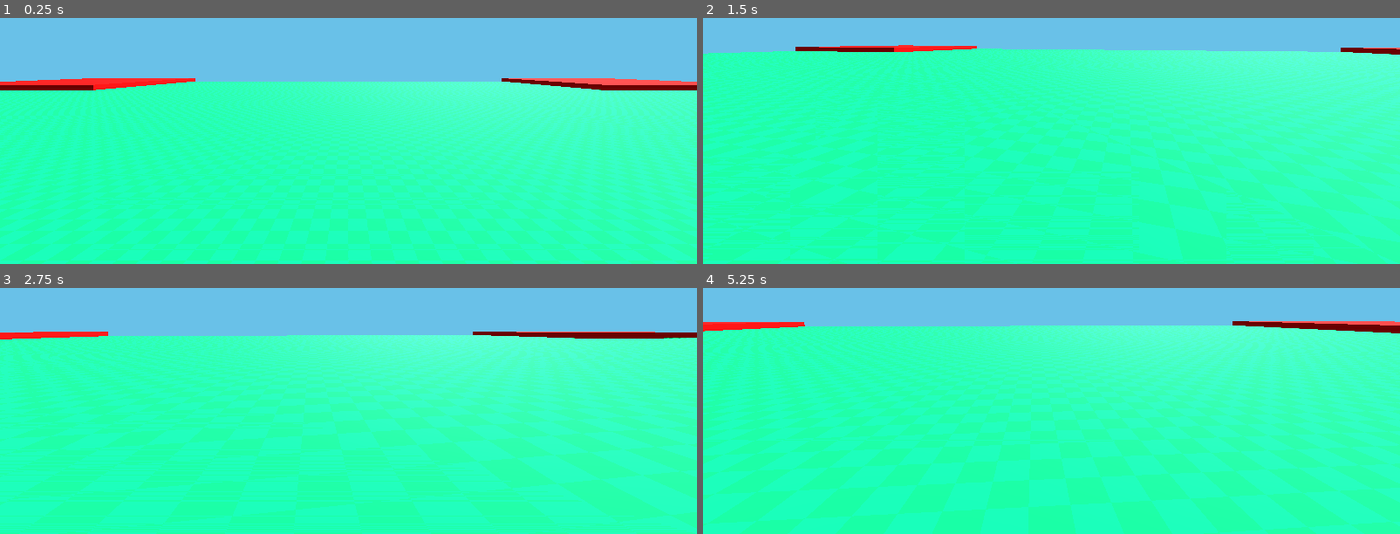
Above: before the commit, frames 1-4 (two rows, left to right).
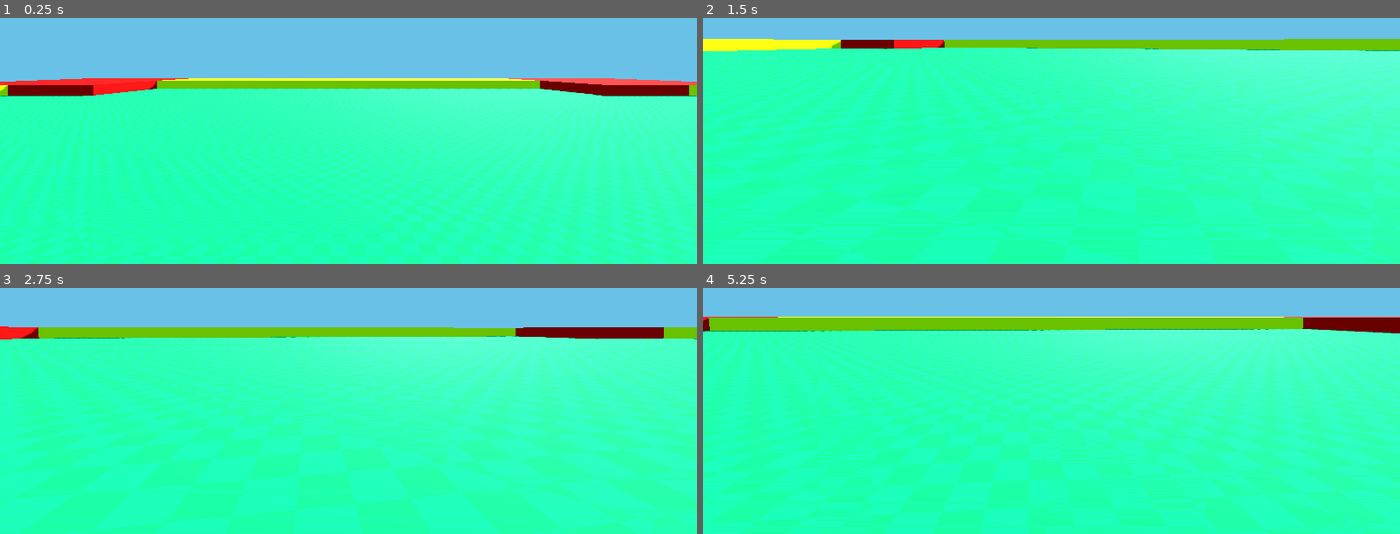
Above: after the commit, the same moments.

Repository: Roukurai/office-rebellion
Game: Godot game, scene res://world.tscn
Same seed, same stepped clock (60 frames per second), same inputs: the game is played once before the commit and once after it.
Inputs (mouse positions are in pixels of both pictures, inside the frame that each line leads up to):
- Up to frame 1 (0.25 s): no input
- Up to frame 2 (1.5 s): tap Enter (ui_accept) at 0.5, 0.77 s; move the mouse to (1086, 67) at 0.52 s; hold W (move_forward) from 0.53 s (still down); move the mouse to (1016, 69) at 1.27 s
- Up to frame 3 (2.75 s): keep holding W (move_forward); tap Enter (ui_accept) at 1.52 s; move the mouse to (362, 332) at 2.02 s
- Up to frame 4 (5.25 s): keep holding W (move_forward); move the mouse to (1044, 344) at 2.77 s; tap Enter (ui_accept) at 3.02, 3.77, 4.52 s; move the mouse to (1100, 342) at 3.52 s; move the mouse to (995, 332) at 4.27 s; move the mouse to (1058, 337) at 5.02 s

The runs differ from the first frame. In frame 1, 3.5% of the frame differs, in the area x 0-100%, y 24-33%; in frame 2, 4.6%; in frame 3, 3.7%; in frame 4, 5.3%, in the area x 0-100%, y 11-19%.

Commit message:
Day 1 Progress save

Diff:
--- a/32x32.tscn
+++ b/32x32.tscn
@@ -7,7 +7,6 @@
 shader = ExtResource("1_6xwnb")
 
 [node name="CSGBox3D2" type="CSGBox3D"]
-transform = Transform3D(1, 0, 0, 0, 1, 0, 0, 0, 1, 0, -0.421045, 0)
 use_collision = true
 collision_mask = 7
 size = Vector3(32, 2, 32)
--- a/8x8.tscn
+++ b/8x8.tscn
@@ -7,7 +7,6 @@
 shader = ExtResource("1_if5sw")
 
 [node name="CSGBox3D2" type="CSGBox3D"]
-transform = Transform3D(1, 0, 0, 0, 1, 0, 0, 0, 1, 0, -0.421045, 0)
 use_collision = true
 collision_mask = 7
 size = Vector3(8, 2, 8)
--- a/character_new.gd
+++ b/character_new.gd
@@ -16,6 +16,7 @@
 	Input.mouse_mode=Input.MOUSE_MODE_CAPTURED
 
 func _unhandled_input(event):
+	print_debug()
 	if event is InputEventMouseMotion and Input.mouse_mode==Input.MOUSE_MODE_CAPTURED:
 		rotate_y(-event.relative.x * .005)
 		camera.rotate_x(-event.relative.y * .005)
--- /dev/null
+++ b/cubicles.tres
@@ -0,0 +1,3 @@
+[gd_resource type="MeshLibrary" format=3 uid="uid://10jq5rkgfdp"]
+
+[resource]
--- /dev/null
+++ b/meshes.tscn
@@ -0,0 +1,14 @@
+[gd_scene load_steps=4 format=3 uid="uid://bd5mcmpvra2ds"]
+
+[ext_resource type="PackedScene" uid="uid://pna6kx5ta7df" path="res://16x16.tscn" id="1_nvfkr"]
+[ext_resource type="PackedScene" uid="uid://b34sufcimwutn" path="res://8x8.tscn" id="2_lof31"]
+[ext_resource type="PackedScene" uid="uid://dm32blgm66eiv" path="res://32x32.tscn" id="3_vv0jq"]
+
+[node name="Node3D" type="Node3D"]
+
+[node name="16x16" parent="." instance=ExtResource("1_nvfkr")]
+transform = Transform3D(1, 0, 0, 0, 1, 0, 0, 0, 1, 0, 0, 0)
+
+[node name="8x8" parent="." instance=ExtResource("2_lof31")]
+
+[node name="32x32" parent="." instance=ExtResource("3_vv0jq")]
--- a/project.godot
+++ b/project.godot
@@ -10,7 +10,7 @@
 
 [application]
 
-config/name="Basic3dStarter"
+config/name="Office Rebellion: Rise of the Union"
 run/main_scene="res://world.tscn"
 config/features=PackedStringArray("4.2", "Forward Plus")
 config/icon="res://icon.svg"
--- a/world.tscn
+++ b/world.tscn
@@ -28,25 +28,96 @@
 transform = Transform3D(0.866025, 0.25, -0.433013, 0, 0.866026, 0.5, 0.5, -0.433013, 0.75, 0, 6, 0)
 shadow_enabled = true
 
-[node name="CSGBox3D2" type="CSGBox3D" parent="."]
-transform = Transform3D(1, 0, 0, 0, 1, 0, 0, 0, 1, 0, -1, 0)
+[node name="Node3D" type="Node3D" parent="."]
+transform = Transform3D(1, 0, 0, 0, 1, 0, 0, 0, 1, 64, 0, 64)
+
+[node name="MainFloor" type="CSGBox3D" parent="Node3D"]
+transform = Transform3D(1, 0, 0, 0, 1, 0, 0, 0, 1, -64, -2, -64)
 use_collision = true
 collision_mask = 7
 size = Vector3(160, 2, 160)
 material = SubResource("ShaderMaterial_rwhea")
 metadata/_edit_lock_ = true
 
-[node name="CSGBox3D3" parent="." instance=ExtResource("3_qhgsu")]
-transform = Transform3D(1, 0, 0, 0, 1, 0, 0, 0, 1, 64, 0, 64)
+[node name="FloorLD3" parent="Node3D" instance=ExtResource("3_qhgsu")]
 
-[node name="CSGBox3D4" parent="." instance=ExtResource("3_qhgsu")]
-transform = Transform3D(1, 0, 0, 0, 1, 0, 0, 0, 1, -64, 0, -64)
+[node name="FloorLD4" parent="Node3D" instance=ExtResource("3_qhgsu")]
+transform = Transform3D(1, 0, 0, 0, 1, 0, 0, 0, 1, -128, 0, -128)
 
-[node name="CSGBox3D5" parent="." instance=ExtResource("3_qhgsu")]
-transform = Transform3D(1, 0, 0, 0, 1, 0, 0, 0, 1, -64, 0, 64)
+[node name="FloorLD5" parent="Node3D" instance=ExtResource("3_qhgsu")]
+transform = Transform3D(1, 0, 0, 0, 1, 0, 0, 0, 1, -128, 0, 0)
 
-[node name="CSGBox3D6" parent="." instance=ExtResource("3_qhgsu")]
-transform = Transform3D(1, 0, 0, 0, 1, 0, 0, 0, 1, 64, 0, -64)
+[node name="FloorLD6" parent="Node3D" instance=ExtResource("3_qhgsu")]
+transform = Transform3D(1, 0, 0, 0, 1, 0, 0, 0, 1, 0, 0, -128)
 
-[node name="CSGBox3D7" parent="." instance=ExtResource("4_7xksm")]
-transform = Transform3D(1, 0, 0, 0, 1, 0, 0, 0, 1, 71.9253, 0, 0)
+[node name="FloorMD7" parent="Node3D" instance=ExtResource("4_7xksm")]
+transform = Transform3D(1, 0, 0, 0, 1, 0, 0, 0, 1, 8, 0, -24)
+
+[node name="FloorMD15" parent="Node3D" instance=ExtResource("4_7xksm")]
+transform = Transform3D(1, 0, 0, 0, 1, 0, 0, 0, 1, -136, 0, -24)
+
+[node name="FloorMD21" parent="Node3D" instance=ExtResource("4_7xksm")]
+transform = Transform3D(1, 0, 0, 0, 1, 0, 0, 0, 1, -104, 0, 8)
+
+[node name="FloorMD22" parent="Node3D" instance=ExtResource("4_7xksm")]
+transform = Transform3D(1, 0, 0, 0, 1, 0, 0, 0, 1, -88, 0, 8)
+
+[node name="FloorMD23" parent="Node3D" instance=ExtResource("4_7xksm")]
+transform = Transform3D(1, 0, 0, 0, 1, 0, 0, 0, 1, -72, 0, 8)
+
+[node name="FloorMD24" parent="Node3D" instance=ExtResource("4_7xksm")]
+transform = Transform3D(1, 0, 0, 0, 1, 0, 0, 0, 1, -56, 0, 8)
+
+[node name="FloorMD25" parent="Node3D" instance=ExtResource("4_7xksm")]
+transform = Transform3D(1, 0, 0, 0, 1, 0, 0, 0, 1, -40, 0, 8)
+
+[node name="FloorMD26" parent="Node3D" instance=ExtResource("4_7xksm")]
+transform = Transform3D(1, 0, 0, 0, 1, 0, 0, 0, 1, -24, 0, 8)
+
+[node name="FloorMD27" parent="Node3D" instance=ExtResource("4_7xksm")]
+transform = Transform3D(1, 0, 0, 0, 1, 0, 0, 0, 1, -104, 0, -136)
+
+[node name="FloorMD28" parent="Node3D" instance=ExtResource("4_7xksm")]
+transform = Transform3D(1, 0, 0, 0, 1, 0, 0, 0, 1, -88, 0, -136)
+
+[node name="FloorMD29" parent="Node3D" instance=ExtResource("4_7xksm")]
+transform = Transform3D(1, 0, 0, 0, 1, 0, 0, 0, 1, -72, 0, -136)
+
+[node name="FloorMD30" parent="Node3D" instance=ExtResource("4_7xksm")]
+transform = Transform3D(1, 0, 0, 0, 1, 0, 0, 0, 1, -56, 0, -136)
+
+[node name="FloorMD31" parent="Node3D" instance=ExtResource("4_7xksm")]
+transform = Transform3D(1, 0, 0, 0, 1, 0, 0, 0, 1, -40, 0, -136)
+
+[node name="FloorMD32" parent="Node3D" instance=ExtResource("4_7xksm")]
+transform = Transform3D(1, 0, 0, 0, 1, 0, 0, 0, 1, -24, 0, -136)
+
+[node name="FloorMD11" parent="Node3D" instance=ExtResource("4_7xksm")]
+transform = Transform3D(1, 0, 0, 0, 1, 0, 0, 0, 1, 8, 0, -40)
+
+[node name="FloorMD10" parent="Node3D" instance=ExtResource("4_7xksm")]
+transform = Transform3D(1, 0, 0, 0, 1, 0, 0, 0, 1, 8, 0, -56)
+
+[node name="FloorMD12" parent="Node3D" instance=ExtResource("4_7xksm")]
+transform = Transform3D(1, 0, 0, 0, 1, 0, 0, 0, 1, 8, 0, -72)
+
+[node name="FloorMD13" parent="Node3D" instance=ExtResource("4_7xksm")]
+transform = Transform3D(1, 0, 0, 0, 1, 0, 0, 0, 1, 8, 0, -88)
+
+[node name="FloorMD14" parent="Node3D" instance=ExtResource("4_7xksm")]
+transform = Transform3D(1, 0, 0, 0, 1, 0, 0, 0, 1, 8, 0, -104)
+
+[node name="FloorMD16" parent="Node3D" instance=ExtResource("4_7xksm")]
+transform = Transform3D(1, 0, 0, 0, 1, 0, 0, 0, 1, -136, 0, -40)
+
+[node name="FloorMD17" parent="Node3D" instance=ExtResource("4_7xksm")]
+transform = Transform3D(1, 0, 0, 0, 1, 0, 0, 0, 1, -136, 0, -56)
+
+[node name="FloorMD18" parent="Node3D" instance=ExtResource("4_7xksm")]
+transform = Transform3D(1, 0, 0, 0, 1, 0, 0, 0, 1, -136, 0, -72)
+
+[node name="FloorMD19" parent="Node3D" instance=ExtResource("4_7xksm")]
+transform = Transform3D(1, 0, 0, 0, 1, 0, 0, 0, 1, -136, 0, -88)
+
+[node name="FloorMD20" parent="Node3D" instance=ExtResource("4_7xksm")]
+transform = Transform3D(1, 0, 0, 0, 1, 0, 0, 0, 1, -136, 0, -104)
--- /dev/null
+++ b/worldV2.gd
@@ -0,0 +1,72 @@
+extends Node2D
+
+# Define floor dimensions
+const FLOOR_SIZE = 160
+
+# Define room sizes
+const ROOM_32 = 32
+const ROOM_16 = 16
+const ROOM_8 = 8
+
+# Function to generate floor layout
+func generate_floor_layout():
+	# Clear existing layout
+	clear_layout()
+
+	# Calculate positions for 32x32 rooms in the corners
+	place_32x32_room(Vector2(0, 0))
+	place_32x32_room(Vector2(FLOOR_SIZE - ROOM_32, 0))
+	place_32x32_room(Vector2(0, FLOOR_SIZE - ROOM_32))
+	place_32x32_room(Vector2(FLOOR_SIZE - ROOM_32, FLOOR_SIZE - ROOM_32))
+
+	# Calculate positions for 16x16 rooms
+	var x_offset = ROOM_32
+	var y_offset = ROOM_32
+	for i in range(4):
+		place_16x16_rooms(Vector2(x_offset, y_offset))
+		if i % 2 == 0:
+			x_offset = FLOOR_SIZE - ROOM_32 - ROOM_16 * 4
+		else:
+			x_offset = ROOM_32
+			y_offset += ROOM_16 * 4
+
+	# Fill remaining space with 8x8 rooms
+	place_8x8_rooms()
+
+# Function to place 32x32 room at specified position
+func place_32x32_room(position: Vector2):
+	# Placeholder implementation to visualize room placement
+	print("Placing 32x32 room at position:", position)
+
+# Function to place 16x16 rooms starting from specified position
+func place_16x16_rooms(position: Vector2):
+	# Placeholder implementation to visualize room placement
+	for x in range(4):
+		for y in range(4):
+			place_16x16_room(Vector2(position.x + x * ROOM_16, position.y + y * ROOM_16))
+
+# Function to place individual 16x16 room at specified position
+func place_16x16_room(position: Vector2):
+	# Placeholder implementation to visualize room placement
+	print("Placing 16x16 room at position:", position)
+
+# Function to fill remaining space with 8x8 rooms
+func place_8x8_rooms():
+	# Placeholder implementation to visualize room placement
+	remaining_space = FLOOR_SIZE - ROOM_32 * 2
+	for x in range(remaining_space // ROOM_8):
+		for y in range(remaining_space // ROOM_8):
+			place_8x8_room(Vector2(ROOM_32 + x * ROOM_8, ROOM_32 + y * ROOM_8))
+
+# Function to place individual 8x8 room at specified position
+func place_8x8_room(position: Vector2):
+	# Placeholder implementation to visualize room placement
+	print("Placing 8x8 room at position:", position)
+
+# Function to clear existing floor layout
+func clear_layout():
+	# Placeholder implementation to clear existing layout
+	print("Clearing existing layout")
+
+# Call the function to generate floor layout
+generate_floor_layout()
--- /dev/null
+++ b/worldV2.tscn
@@ -0,0 +1,21 @@
+[gd_scene load_steps=4 format=3 uid="uid://djqds3pkjy22p"]
+
+[ext_resource type="Script" path="res://worldV2.gd" id="1_b4dgg"]
+[ext_resource type="PackedScene" uid="uid://doh0w0if3r85g" path="res://character.tscn" id="1_xskcn"]
+
+[sub_resource type="Environment" id="Environment_g3bud"]
+background_mode = 1
+background_color = Color(0.411765, 0.756863, 0.909804, 1)
+
+[node name="World" type="Node3D"]
+script = ExtResource("1_b4dgg")
+
+[node name="character" parent="." instance=ExtResource("1_xskcn")]
+transform = Transform3D(-1, 2.98023e-08, -8.74228e-08, 2.98023e-08, 1, 0, 8.74228e-08, 0, -1, 0, 2.9686, 0)
+
+[node name="WorldEnvironment" type="WorldEnvironment" parent="."]
+environment = SubResource("Environment_g3bud")
+
+[node name="DirectionalLight3D" type="DirectionalLight3D" parent="WorldEnvironment"]
+transform = Transform3D(0.866025, 0.25, -0.433013, 0, 0.866026, 0.5, 0.5, -0.433013, 0.75, 0, 6, 0)
+shadow_enabled = true
